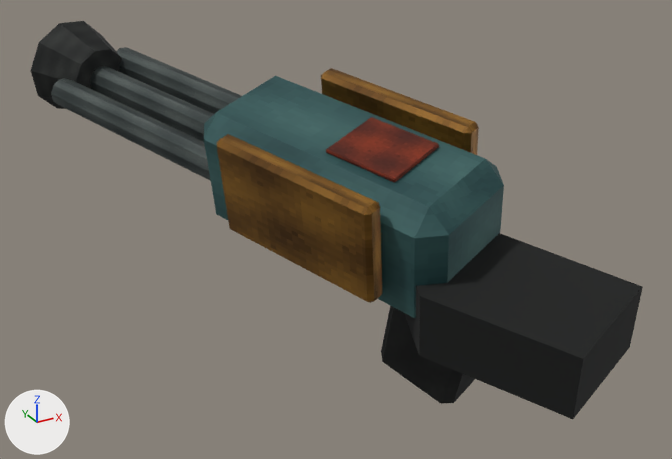
Before and after pictures for a commit that changed the glTF model public/assets/models/weapons/weapon_plasmaRifle.glb.
Both versions are drawn from a 50 mm lens placed at (-0.644, -0.974, 0.643), pointed at (-0.008, 0.183, 0.065). Lighting does not change. The marker at lower left points along +X, +Y and +Z. The picture after the commit comes second. Both versions are drawn at frame 15 of the action 'reload'; the numbers are the values there.

Objects in the first picture: 'barrel_+0.00', 'barrel_+0.12', 'barrel_-0.12', 'coil_guard_l', 'coil_guard_r', 'grip', 'muzzle', 'plasma_wear_01', 'receiver', 'stock'.
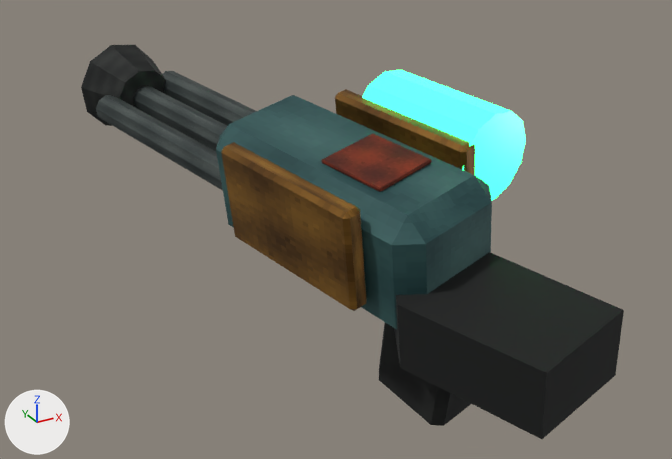
ob_weapon_plasma_ifle is not drawn itself; it is the parent of ob_barrel__0_00, ob_barrel__0_12, ob_barrel__0_12_1, ob_coil_guard_l, ob_coil_guard_r, ob_energy_core, ob_grip, ob_muzzle.

Pixel boxes [x1, y1, x2, y2] of what changed, in the pictures (672 x 459 px):
'stock', moved, turned
    before: [405, 233, 643, 419]
    after: [394, 252, 624, 439]
'receiver', moved, turned
    before: [204, 76, 504, 318]
    after: [216, 95, 492, 329]
'coil_guard_l', moved, turned
    before: [217, 134, 382, 303]
    after: [221, 142, 366, 311]
'energy_core', moved, turned (not visible before)
    after: [362, 70, 526, 201]
'coil_guard_r', moved, turned
    before: [321, 68, 479, 155]
    after: [335, 89, 475, 175]
'muzzle', moved, turned
    before: [31, 21, 122, 109]
    after: [81, 45, 166, 126]
'barrel_-0.12', moved, turned
    before: [51, 78, 211, 181]
    after: [96, 95, 223, 190]
'grip', moved, turned
    before: [381, 306, 475, 404]
    after: [379, 323, 471, 426]
'plasma_wear_01', moved, turned
    before: [326, 117, 439, 182]
    after: [322, 133, 431, 192]
'barrel_+0.00', moved, turned
    before: [90, 66, 214, 142]
    after: [133, 86, 227, 152]
'barrel_+0.12', moved, turned
    before: [116, 47, 242, 114]
    after: [162, 71, 256, 126]

Patch to the scene script:
```diff
--- a/public/assets/models/weapons/weapon_plasmaRifle.glb.py
+++ b/public/assets/models/weapons/weapon_plasmaRifle.glb.py
@@ ob_weapon_plasma_ifle @@
 ob_weapon_plasma_ifle = bpy.data.objects.new('WEAPON_PLASMA_IFLE', None)
-ob_weapon_plasma_ifle.location = (0.03, -0.03, 0.08)
-ob_weapon_plasma_ifle.rotation_euler = (0.14, -0.24, 0.35)  # degrees (8, -14, 20)
+ob_weapon_plasma_ifle.location = (0.02, -0.025, 0.055)
+ob_weapon_plasma_ifle.rotation_euler = (0.09, -0.18, 0.22)  # degrees (5.2, -10, 13)
 ob_weapon_plasma_ifle.scale = (0.54, 0.54, 0.54)
@@ ob_energy_core @@
 ob_energy_core.parent = ob_weapon_plasma_ifle
-ob_energy_core.location = (0.0, 0.25, 0.17)
+ob_energy_core.location = (0.3, 0.23, 0.23)
 ob_energy_core.rotation_euler = (1.571, 0.0, 0.0)  # degrees (90, 0, 0)
```
